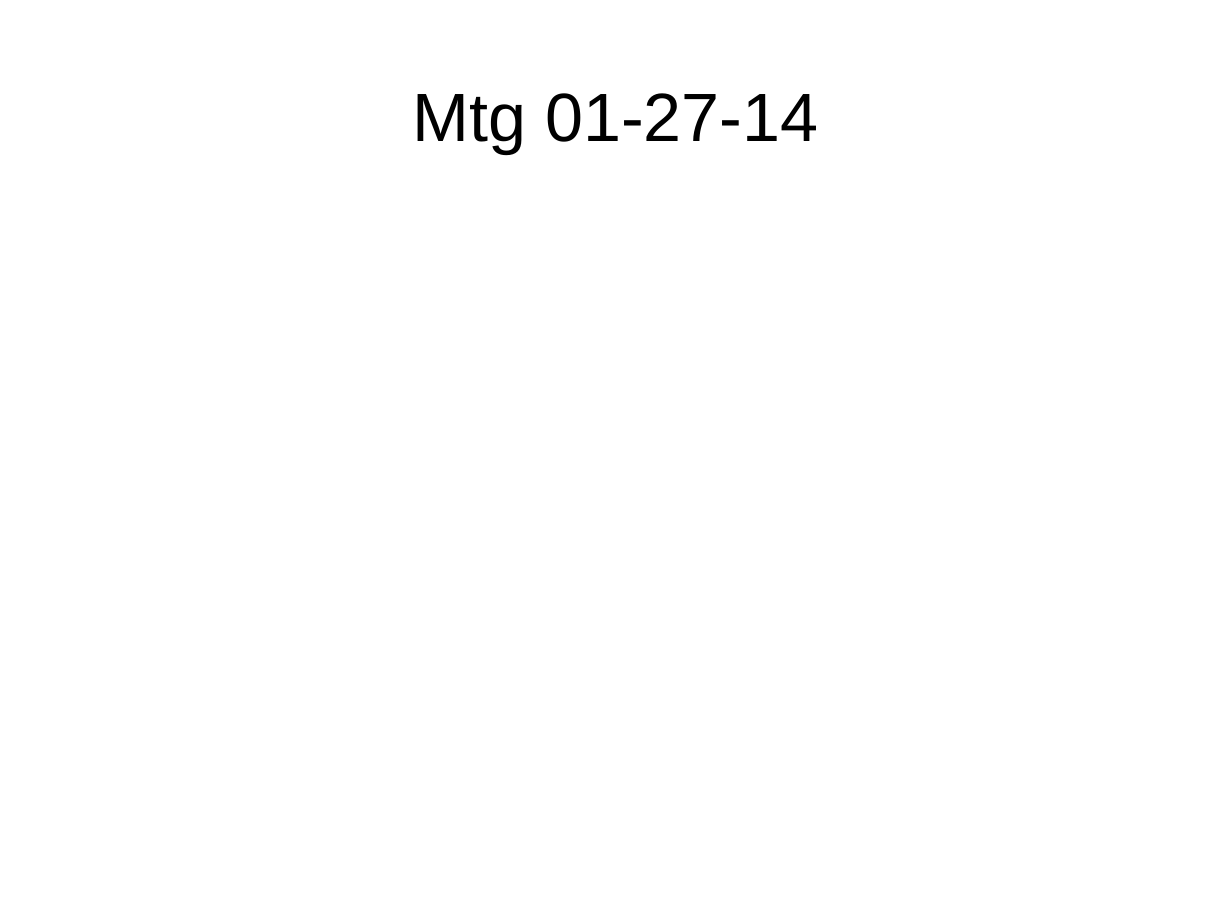
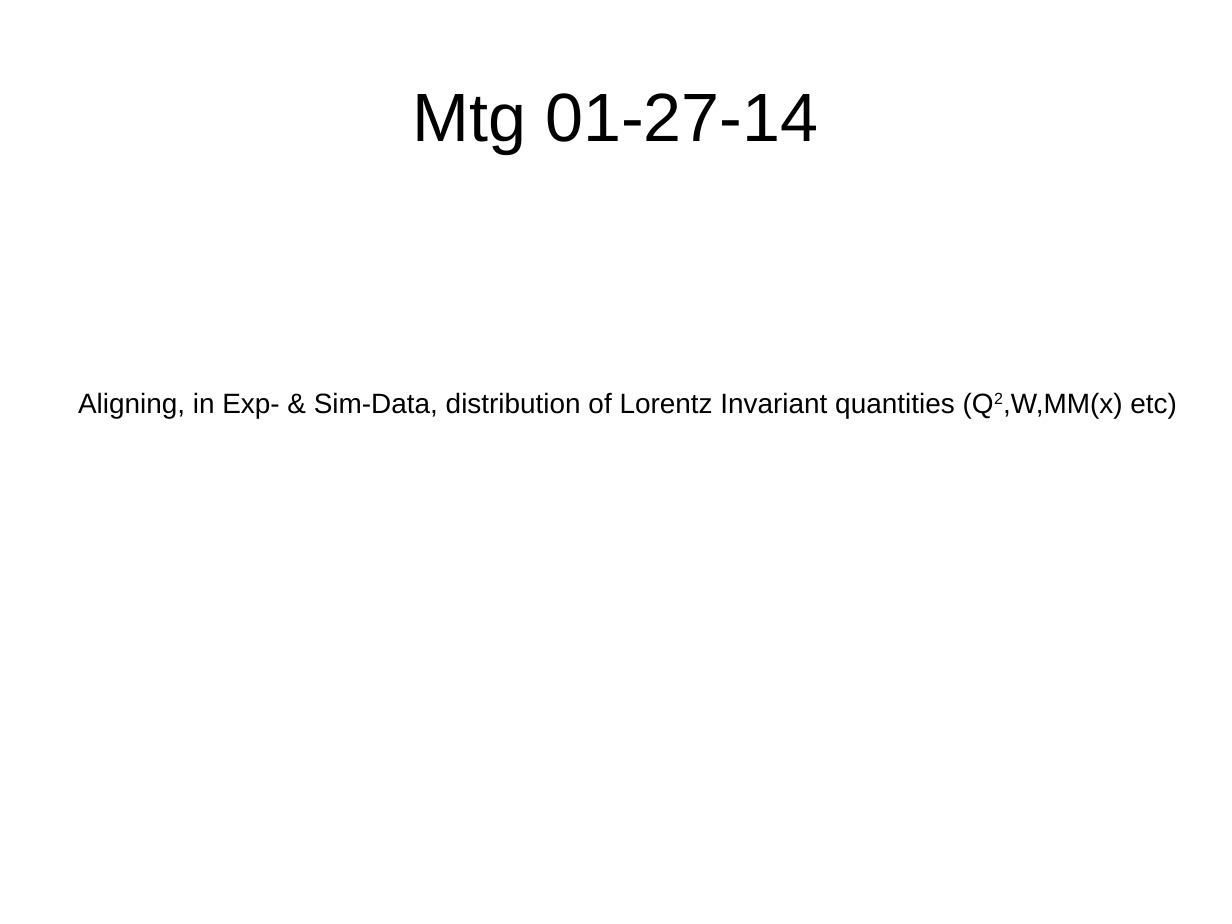
Before and after one commit to arjun-trivedi/ana2pi, a slide deck: slide 1 of notes/mtg-012714.odp. Drawn at 1232x924 pixels with LibreOffice and Linux fonts; fonts in the diff are those of the drawing. Boxes give left, top, right and bottom in pixels: in the first picture for what was removed or moved away, otherwise in the second. Text is boxed around its words. In the diff, an @@ line names an element or a change of style, - is before the commit and + after.

```diff
--- a/notes/mtg-012714.odp
+++ b/notes/mtg-012714.odp
@@ text added at <box>78,392,1177,418</box>, 18 pt, text #000000 @@
+Aligning, in Exp- & Sim-Data, distribution of Lorentz Invariant quantities (Q2,W,MM(x) etc)
```
Also in this commit, not shown: 1 other slide changed, 3 slides added, 1 slide removed.
